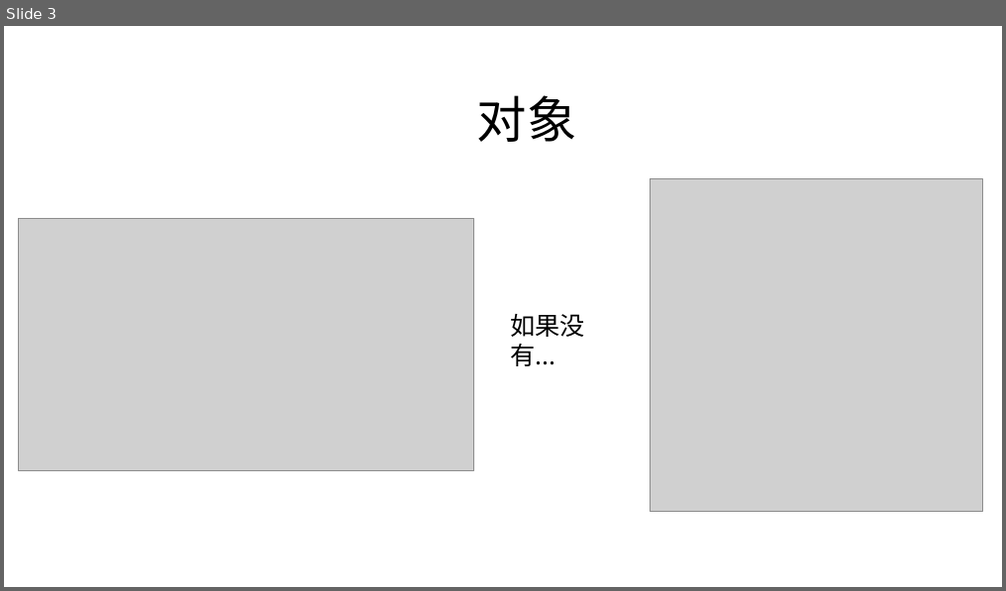
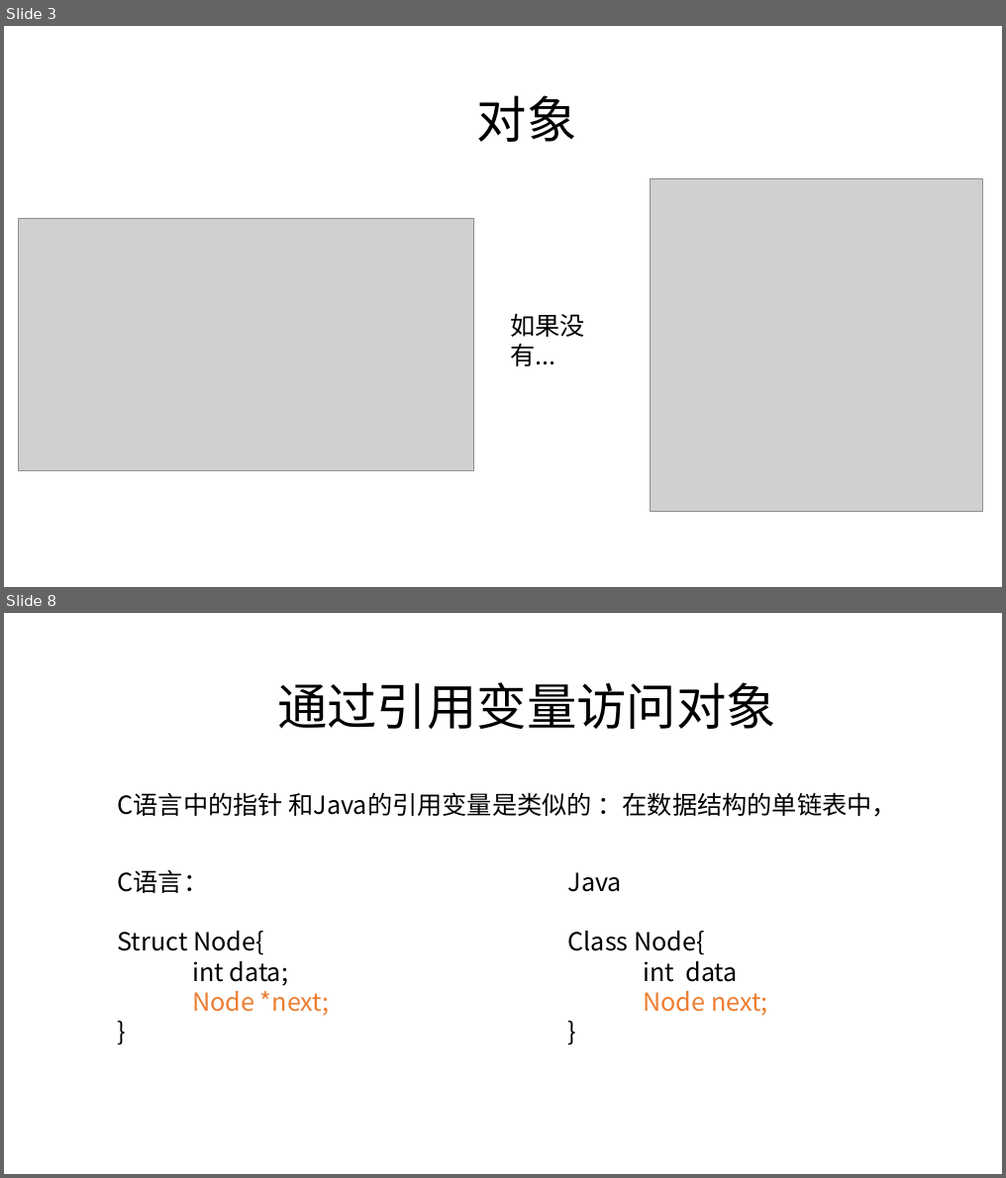
Before and after one commit to zjyesir/hmc_java_1, a slide deck: ppt/9. 对象和类.pptx. Shown one above the other, each under a label of ours: slide 3 before the commit, slides 3 and 8 after it; the slides between them are not shown. The pictures are 1006x591 and 1006x1178 pixels, drawn with LibreOffice and Linux fonts; fonts in the diff are those of the drawing; grey boxes stand for pictures; background and template pictures are left out. Boxes give left, top, right and bottom in pixels: in the first picture for what was removed or moved away, otherwise in the second. Text is boxed around its words. In the diff, an @@ line names an element or a change of style, - is before the commit and + after.

Commit message:
对象和类 ppt做完

```diff
--- a/ppt/9. 对象和类.pptx
+++ b/ppt/9. 对象和类.pptx
@@ slide 8 added at bbox=[4, 613, 1002, 1174], background picture (left out) @@
@@ text added at bbox=[277, 682, 776, 729], 48 pt, text #000000 @@
+通过引用变量访问对象
@@ text added at bbox=[118, 792, 897, 817], 24 pt, text #000000 @@
+C语言中的指针 和Java的引用变量是类似的 ：在数据结构的单链表中，
@@ text added at bbox=[118, 870, 330, 1016], 24 pt, text #000000 @@
+C语言：
+Struct Node{
+int data;
+Node *next;
+}
@@ text added at bbox=[568, 872, 768, 1016], 24 pt, text #000000 @@
+Java
+Class Node{
+int data
+Node next;
+}
```
Also in this commit, not shown: 3 slides changed, 18 other slides added, 10 slides removed, 3 other files.
